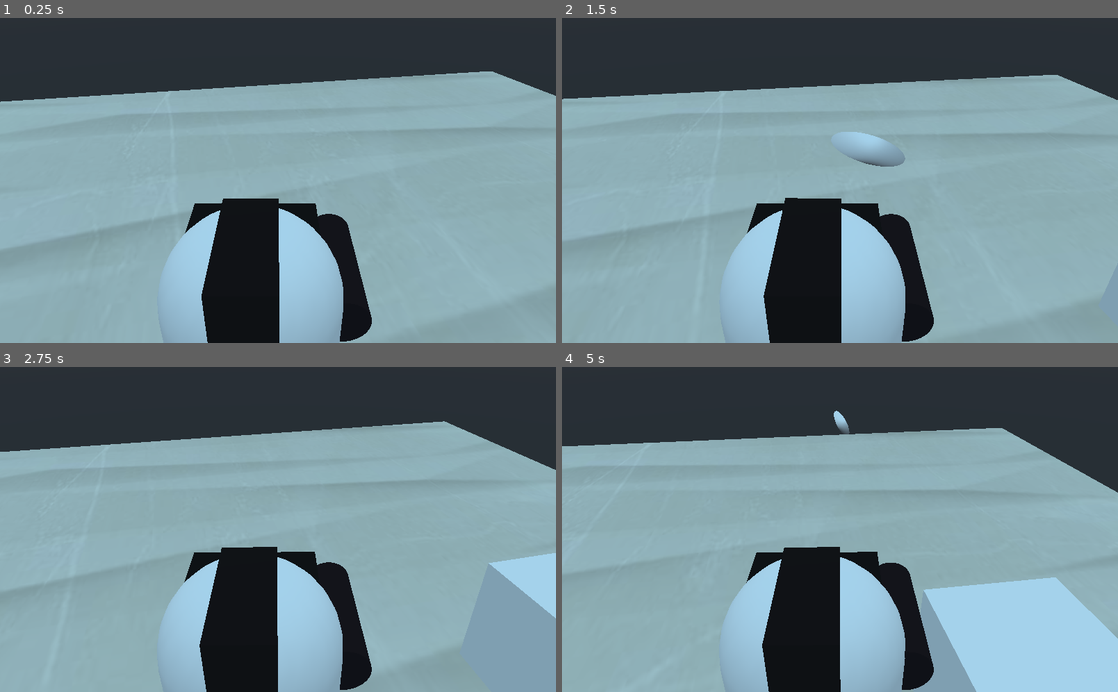
Above: before the commit, frames 1-4 (two rows, left to right).
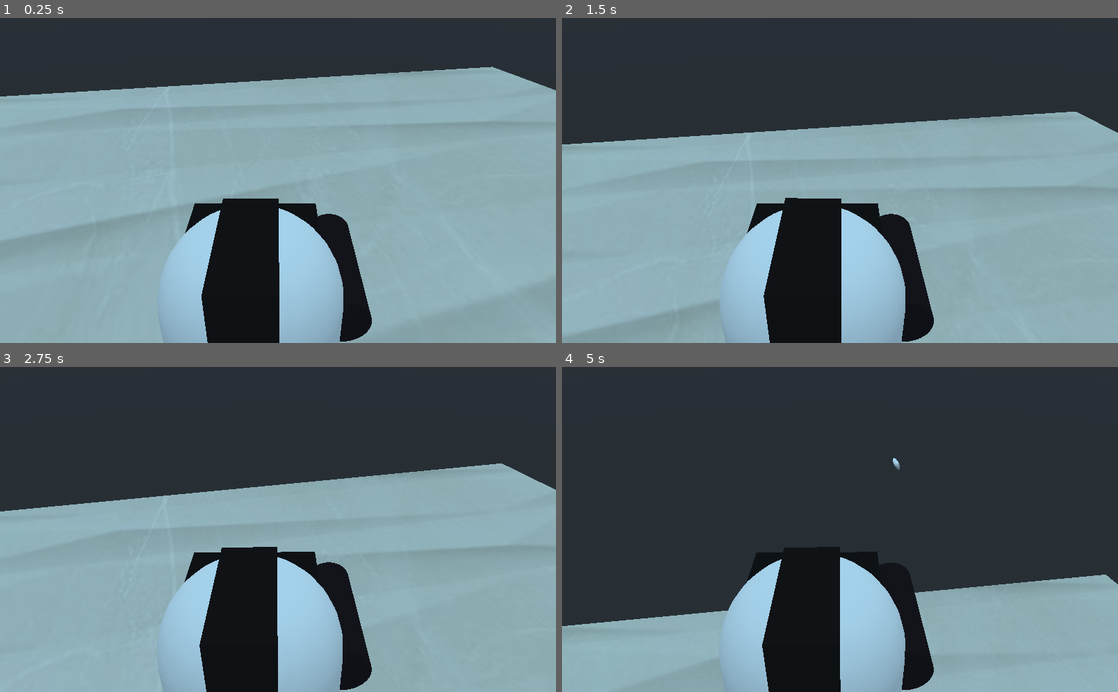
Above: after the commit, the same moments.

Repository: MrPeanutbutter434/Laser-Game-FPS
Game: Godot game, scene res://Scenes/Landing.tscn
The game is run twice, just before and just after one commit, with the same random seed, the same clock (stepped at 60 frames per second) and the same inputs.
Inputs (mouse positions are in pixels of both pictures, inside the frame that each line leads up to):
- Up to frame 1 (0.25 s): no input
- Up to frame 2 (1.5 s): tap Enter at 0.5 s; move the mouse to (867, 180) at 0.52 s; hold Up (move_forward) from 0.53 s (still down); click (867, 180) at 0.6 s; move the mouse to (812, 180) at 1.27 s; tap Space (shoot, bound only before the commit) at 1.35 s
- Up to frame 3 (2.75 s): keep holding Up (move_forward); move the mouse to (289, 523) at 2.02 s; click (289, 523) at 2.1 s
- Up to frame 4 (5 s): keep holding Up (move_forward); move the mouse to (834, 536) at 2.77 s; tap Space (shoot, bound only before the commit) at 2.85, 4.35 s; move the mouse to (878, 532) at 3.52 s; click (878, 532) at 3.6 s; move the mouse to (795, 526) at 4.27 s

The runs differ from the first frame. In frame 1, 2.0% of the frame differs, in the area x 0-100%, y 14-71%; in frame 2, 13%; in frame 3, 16%; in frame 4, 53%, in the area x 0-100%, y 13-100%.

Commit message:
Jumping for the player (#6)
* Added collision layers. Updated input map

* Add horizontal motion to player

Diff:
--- a/Scenes/Scripts/Player.gd
+++ b/Scenes/Scripts/Player.gd
@@ -4,6 +4,7 @@
 onready var Bullet = preload("res://Scenes/Players/Bullet.tscn")
 
 const JUMP_SPEED = 18
+const GRAVITY = -24
 
 var motion = Vector3()
 var MOUSE_SENSITIVITY = 0.05
@@ -14,32 +15,42 @@
 	Input.set_mouse_mode(Input.MOUSE_MODE_CAPTURED)
 
 func _process(delta):
-	move()
+	move(delta)
 	shoot()
+	toggle_mouse_mode()
+	jump()
 
 
-func move():
-	if Input.is_action_pressed("move_left"):
-		motion.z = -1
-	elif Input.is_action_pressed("move_right"):
-		motion.z = 1
-	else:
-		motion.z = 0
-
-	if Input.is_action_pressed("move_forward"):
-		motion.x = 1
-	elif Input.is_action_pressed("move_backwards"):
-		motion.x = -1
-	else:
-		motion.x = 0
-
-	move_and_slide(motion.normalized(), Vector3.UP)
-
+func toggle_mouse_mode():
 	if Input.is_action_just_pressed("ui_cancel"):
 		if Input.get_mouse_mode() == Input.MOUSE_MODE_VISIBLE:
 			Input.set_mouse_mode(Input.MOUSE_MODE_CAPTURED)
 		else:
 			Input.set_mouse_mode(Input.MOUSE_MODE_VISIBLE)
+
+
+func move(delta):
+	if Input.is_action_pressed("move_left"):
+		motion.x = -1
+	elif Input.is_action_pressed("move_right"):
+		motion.x = 1
+	else:
+		motion.x = 0
+
+	if Input.is_action_pressed("move_forward"):
+		motion.z = -1
+	elif Input.is_action_pressed("move_backwards"):
+		motion.z = 1
+	else:
+		motion.z = 0
+
+	motion.y += delta*GRAVITY
+	move_and_slide(motion, Vector3.UP)
+
+
+func jump():
+	if Input.is_action_just_pressed("jump"):
+		motion.y = JUMP_SPEED
 
 
 func shoot():
--- a/project.godot
+++ b/project.godot
@@ -43,10 +43,21 @@
 }
 shoot={
 "deadzone": 0.5,
+"events": [ Object(InputEventMouseButton,"resource_local_to_scene":false,"resource_name":"","device":0,"alt":false,"shift":false,"control":false,"meta":false,"command":false,"button_mask":0,"position":Vector2( 0, 0 ),"global_position":Vector2( 0, 0 ),"factor":1.0,"button_index":1,"pressed":false,"doubleclick":false,"script":null)
+ ]
+}
+jump={
+"deadzone": 0.5,
 "events": [ Object(InputEventKey,"resource_local_to_scene":false,"resource_name":"","device":0,"alt":false,"shift":false,"control":false,"meta":false,"command":false,"pressed":false,"scancode":32,"unicode":0,"echo":false,"script":null)
  ]
 }
 
+[layer_names]
+
+3d_physics/layer_1="floor"
+3d_physics/layer_2="bullet"
+3d_physics/layer_3="player"
+
 [rendering]
 
 environment/default_environment="res://default_env.tres"
